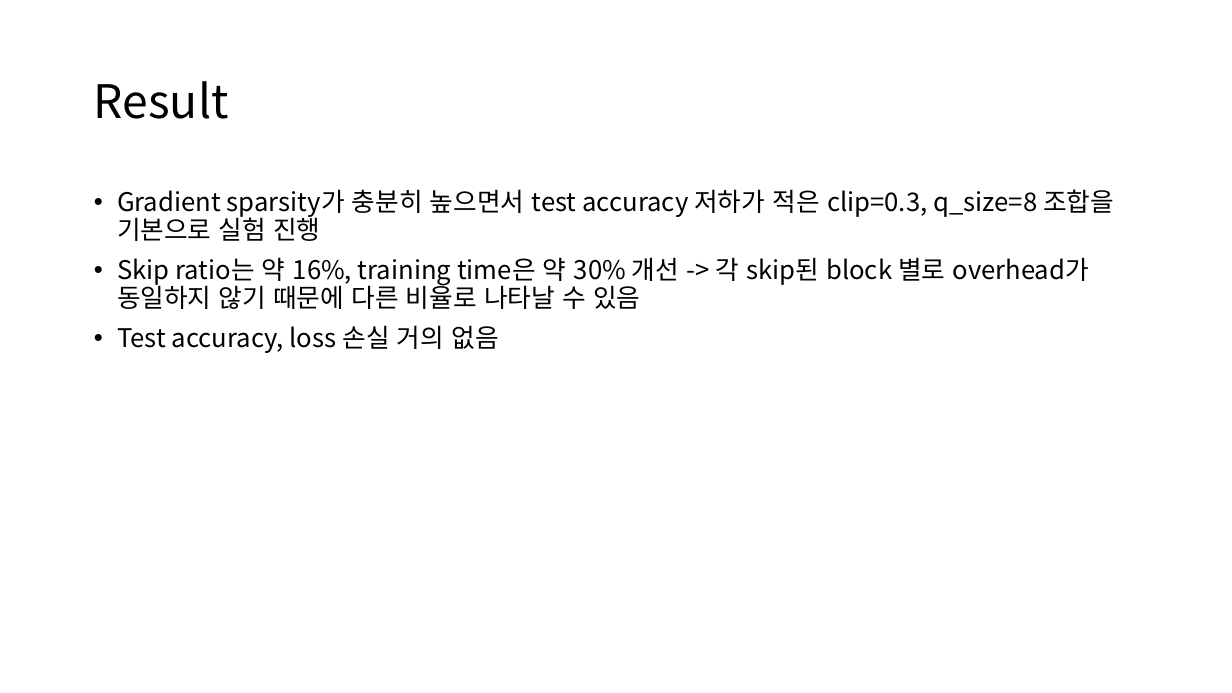
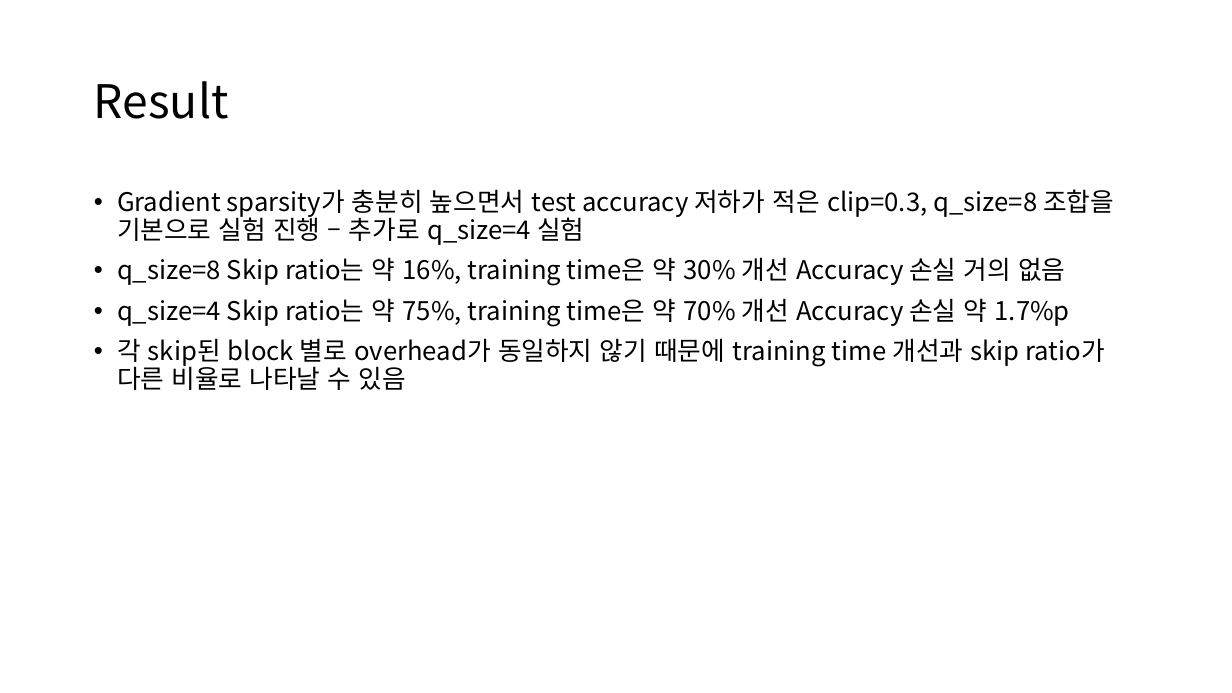
Before and after one commit to jannie601H/BatchCrypt, a slide deck: slide 14 of final_test_logs/data analyze.pptx (slide 13 before the commit). Drawn at 1232x693 pixels with LibreOffice and Linux fonts; fonts in the diff are those of the drawing. Boxes give left, top, right and bottom in pixels: in the first picture for what was removed or moved away, otherwise in the second. Text is boxed around its words. In the diff, an @@ line names an element or a change of style, - is before the commit and + after.

Commit message:
final final

```diff
--- a/final_test_logs/data analyze.pptx
+++ b/final_test_logs/data analyze.pptx
@@ text at (117, 189, 1114, 390): text changed @@
-• Gradient sparsity가 충분히 높으면서 test accuracy 저하가 적은 clip=0.3, q_size=8 조합을 기본으로 실험 진행
-• Skip ratio는 약 16%, training time은 약 30% 개선 -> 각 skip된 block 별로 overhead가 동일하지 않기 때문에 다른 비율로 나타날 수 있음
-• Test accuracy, loss 손실 거의 없음
+• Gradient sparsity가 충분히 높으면서 test accuracy 저하가 적은 clip=0.3, q_size=8 조합을 기본으로 실험 진행 – 추가로 q_size=4 실험
+• q_size=8 Skip ratio는 약 16%, training time은 약 30% 개선 Accuracy 손실 거의 없음
+• q_size=4 Skip ratio는 약 75%, training time은 약 70% 개선 Accuracy 손실 약 1.7%p
+• 각 skip된 block 별로 overhead가 동일하지 않기 때문에 training time 개선과 skip ratio가 다른 비율로 나타날 수 있음
```
Also in this commit, not shown: 3 other slides changed, 1 slide added.
